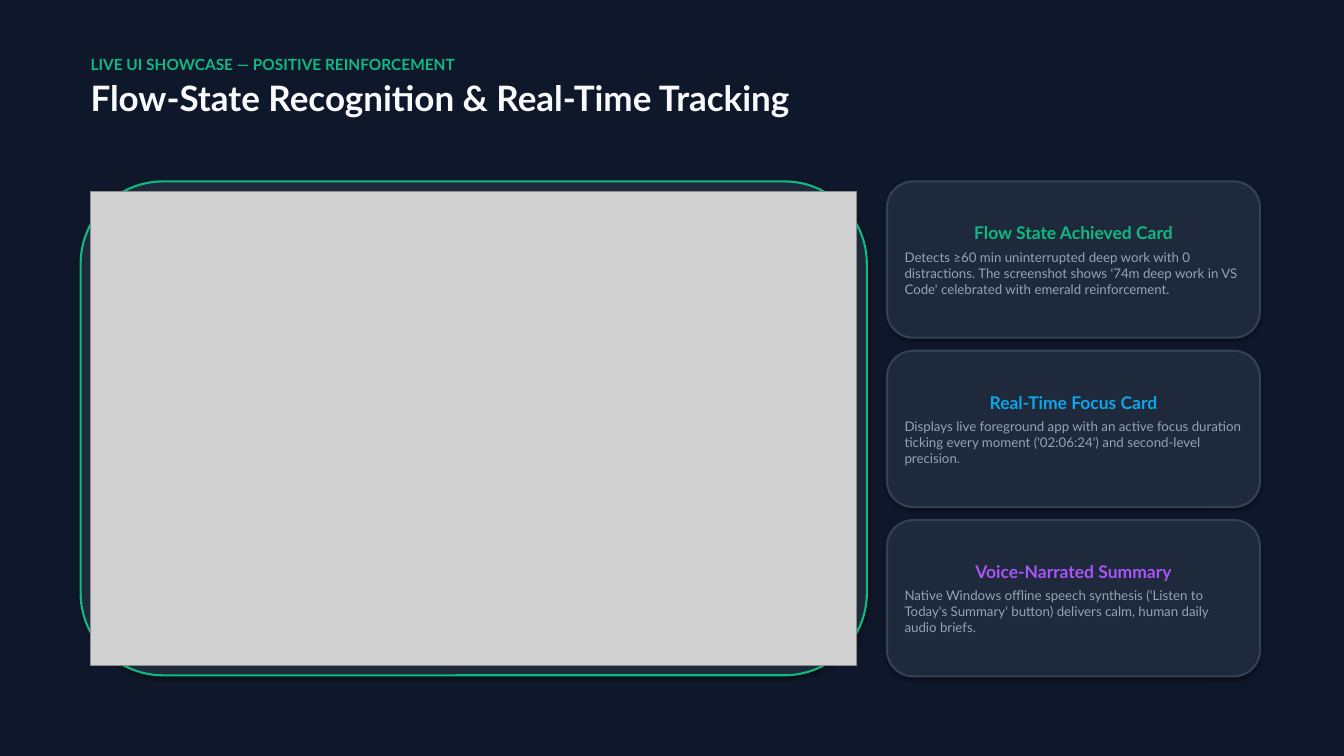
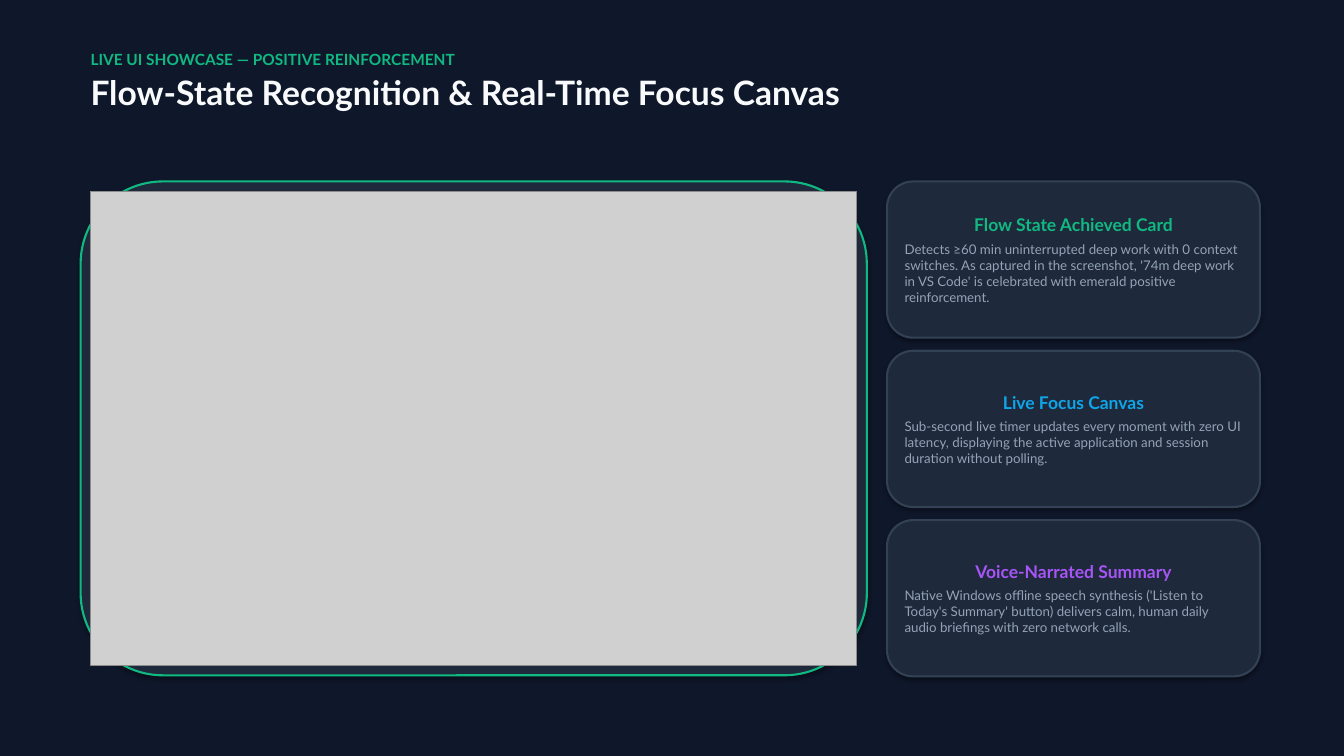
Before and after one commit to Rp-13-byt/MIRROR, a slide deck: slide 4 of submission/Mirror_Pitch_Deck.pptx. Drawn at 1344x756 pixels with LibreOffice and Linux fonts; fonts in the diff are those of the drawing; grey boxes stand for pictures. Boxes give left, top, right and bottom in pixels: in the first picture for what was removed or moved away, otherwise in the second. Text is boxed around its words. In the diff, an @@ line names an element or a change of style, - is before the commit and + after.

```diff
--- a/submission/Mirror_Pitch_Deck.pptx
+++ b/submission/Mirror_Pitch_Deck.pptx
@@ text at box(91, 80, 840, 111): text changed; size 25 to 24 pt @@
-Flow-State Recognition & Real-Time Tracking
+Flow-State Recognition & Real-Time Focus Canvas
@@ text in rounded rectangle at box(905, 244, 1238, 302): text changed @@
-Detects ≥60 min uninterrupted deep work with 0 distractions. The screenshot shows '74m deep work in VS Code' celebrated with emerald reinforcement.
+Detects ≥60 min uninterrupted deep work with 0 context switches. As captured in the screenshot, '74m deep work in VS Code' is celebrated with emerald positive reinforcement.
@@ text in rounded rectangle at box(905, 396, 1240, 466): text changed @@
-Real-Time Focus Card
-Displays live foreground app with an active focus duration ticking every moment ('02:06:24') and second-level precision.
+Live Focus Canvas
+Sub-second live timer updates every moment with zero UI latency, displaying the active application and session duration without polling.
@@ text in rounded rectangle at box(905, 590, 1209, 635): text changed @@
-Native Windows offline speech synthesis ('Listen to Today's Summary' button) delivers calm, human daily audio briefs.
+Native Windows offline speech synthesis ('Listen to Today's Summary' button) delivers calm, human daily audio briefings with zero network calls.
```
Also in this commit, not shown: 7 other slides changed, 3 slides added, 2 slides removed, 5 other files.
